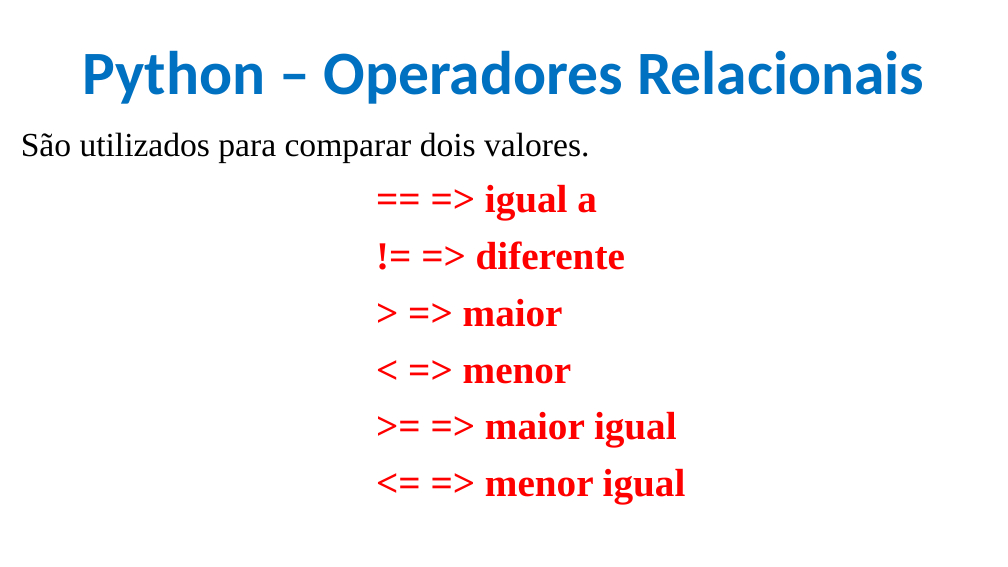
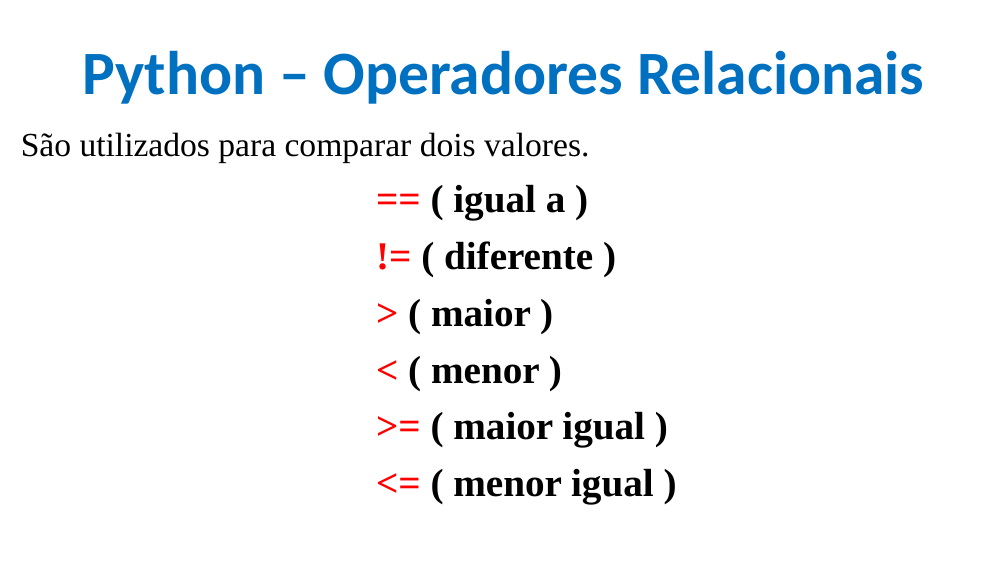
Before and after one commit to CloudEducationBrazil/WydenPythonParadigmas, a slide deck: slide 20 of 01 Classes/Aula 02 Programação Python - Variáveis e Expressões.pptx (slide 19 before the commit). Drawn at 1008x567 pixels with LibreOffice and Linux fonts; fonts in the diff are those of the drawing; background and template pictures are left out. Boxes give left, top, right and bottom in pixels: in the first picture for what was removed or moved away, otherwise in the second. Text is boxed around its words. In the diff, an @@ line names an element or a change of style, - is before the commit and + after.

Commit message:
PPTs Aulas 2 e 7 Python

```diff
--- a/01 Classes/Aula 02 Programação Python - Variáveis e Expressões.pptx
+++ b/01 Classes/Aula 02 Programação Python - Variáveis e Expressões.pptx
@@ text at box(431, 184, 654, 504): text changed; text colour #FF0000 to #000000 @@
-              == => igual a
-              != => diferente
-              > => maior
-              < => menor
-              >= => maior igual
-              <= => menor igual
+              == ( igual a )
+              != ( diferente )
+              > ( maior )
+              < ( menor )
+              >= ( maior igual )
+              <= ( menor igual )
```
Also in this commit, not shown: 7 other slides changed, 8 slides added, 1 other file.
